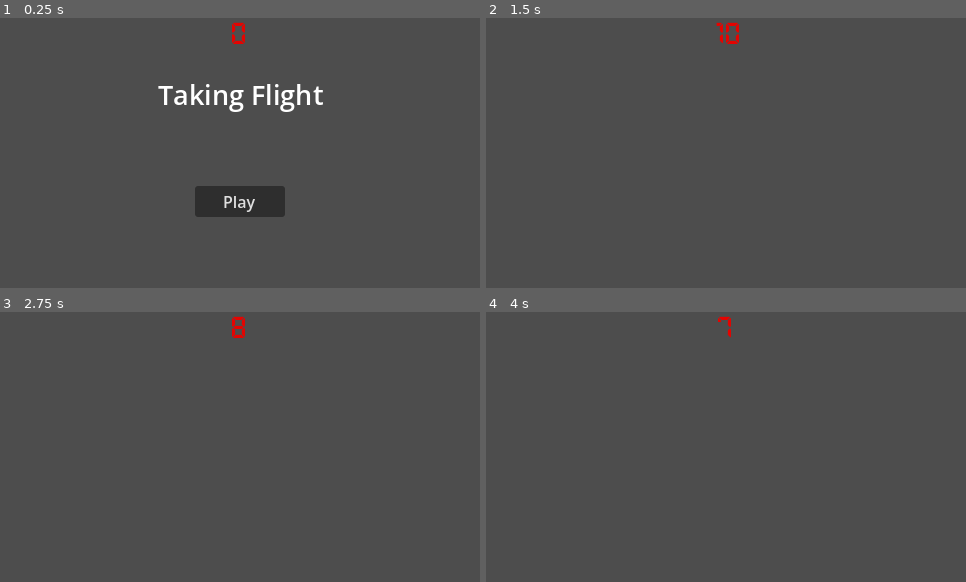
Above: before the commit, frames 1-4 (two rows, left to right).
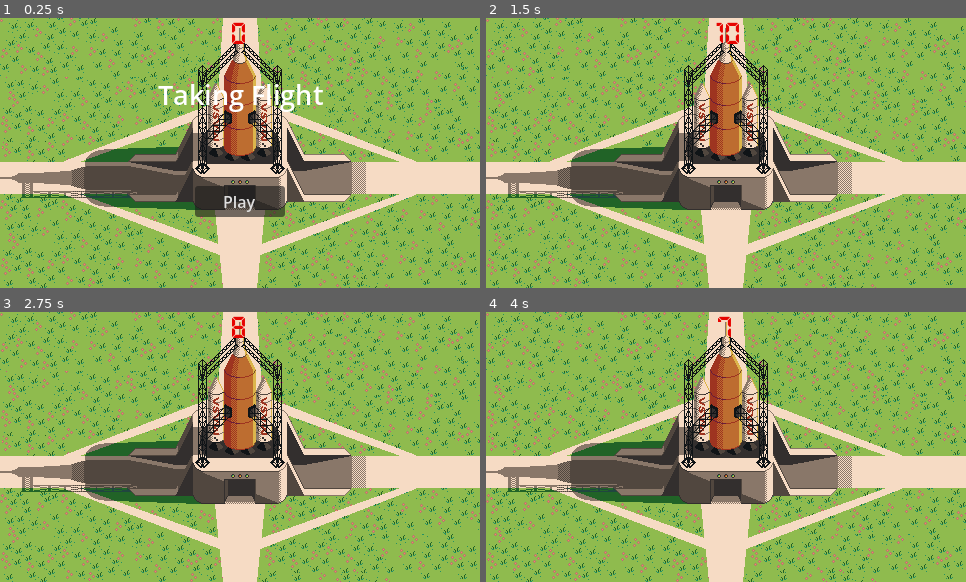
Above: after the commit, the same moments.

Repository: arcality/Count-Down-GMTK-2026
Game: Godot game, scene res://scenes/main.tscn
The game is run twice, just before and just after one commit, with the same random seed, the same clock (stepped at 60 frames per second) and the same inputs. Sound files missing from this copy of the repository are replaced by a short silence.
Inputs:
- Up to frame 1 (0.25 s): no input
- Up to frame 2 (1.5 s): click "Play" at 0.5 s; tap Enter at 1.25 s; hold D (move_right) from 1.28 s (still down); tap C (airhorn) at 1.35 s
- Up to frame 3 (2.75 s): tap Z (flail) at 1.55, 2.1 s; tap Space at 2 s; release D (move_right) at 2.03 s; hold S (move_down) from 2.03 s (still down); tap X (net) at 2.3 s
- Up to frame 4 (4 s): tap Enter at 2.75 s; release S (move_down) at 2.78 s; hold D (move_right) 2.78-3.53 s; tap X (net) at 2.85 s; tap C (airhorn) at 3.05, 3.6 s; tap Space at 3.5 s; hold W (move_up) from 3.53 s (still down); tap Z (flail) at 3.8 s

The runs differ from the first frame. In frame 1, 95% of the frame differs, in the area x 0-100%, y 0-100%; in frame 2, 96%; in frame 3, 96%; in frame 4, 96%.

Commit message:
add more upgrades

Diff:
--- a/scenes/launch_pad.tscn
+++ b/scenes/launch_pad.tscn
@@ -1,6 +1,8 @@
 [gd_scene format=3 uid="uid://b55o21qw2uf76"]
 
 [ext_resource type="Script" uid="uid://dp3g3ru3el20f" path="res://scripts/launch_pad.gd" id="1_rf4ly"]
+[ext_resource type="Texture2D" uid="uid://cqqh2rqwywqee" path="res://assets/art/backgrounds/foreground.png" id="2_478fv"]
+[ext_resource type="Texture2D" uid="uid://dbeuonlyr3lfj" path="res://assets/art/backgrounds/background.png" id="3_ofsxf"]
 
 [sub_resource type="RectangleShape2D" id="RectangleShape2D_il8yd"]
 size = Vector2(20, 270)
@@ -18,10 +20,20 @@
 size = Vector2(480, 270)
 
 [sub_resource type="RectangleShape2D" id="RectangleShape2D_5ixln"]
-size = Vector2(120, 82)
+size = Vector2(129, 48)
 
 [node name="LaunchPad" type="Node2D" unique_id=556309248]
 script = ExtResource("1_rf4ly")
+
+[node name="BackgroundSprite2D" type="Sprite2D" parent="." unique_id=116486873]
+texture_filter = 1
+position = Vector2(240, 135)
+texture = ExtResource("3_ofsxf")
+
+[node name="ForegroundSprite2D" type="Sprite2D" parent="." unique_id=1765793033]
+texture_filter = 1
+position = Vector2(240, 135)
+texture = ExtResource("2_478fv")
 
 [node name="LeftBorder" type="StaticBody2D" parent="." unique_id=788093351]
 position = Vector2(0, 135)
@@ -59,5 +71,5 @@
 position = Vector2(240, 135)
 
 [node name="CollisionShape2D" type="CollisionShape2D" parent="FlameDiverters" unique_id=1057918494]
-position = Vector2(0, 8)
+position = Vector2(0.5, 25)
 shape = SubResource("RectangleShape2D_5ixln")
--- a/scenes/main.tscn
+++ b/scenes/main.tscn
@@ -17,11 +17,11 @@
 
 [node name="Title Screen" parent="." unique_id=118377000 instance=ExtResource("6_tefeu")]
 
+[node name="LaunchPad" parent="." unique_id=556309248 instance=ExtResource("2_0wfyh")]
+
 [node name="Player" parent="." unique_id=1211655326 instance=ExtResource("1_o5qli")]
 unique_name_in_owner = true
 position = Vector2(223, 154)
-
-[node name="LaunchPad" parent="." unique_id=556309248 instance=ExtResource("2_0wfyh")]
 
 [node name="HUD" type="CanvasLayer" parent="." unique_id=1395894076]
 
--- a/scripts/main.gd
+++ b/scripts/main.gd
@@ -137,5 +137,5 @@
 
 func _on_stats_screen_upgrade_selected(upgrade: Upgrade.Upgrades) -> void:
 	print(upgrade)
-	%Player.upgrade_speed()
+	%Player.upgrade_airhorn_radius()
 	print("Upgrade Selected: "+Upgrade.upgrade_data[upgrade]["text"])
--- a/scripts/player.gd
+++ b/scripts/player.gd
@@ -26,11 +26,11 @@
 # is never (0, 0)
 var facing_direction := Vector2(0,-1)
 
-var has_max_speed = false
-var has_min_airhorn_cooldown = false
-var has_max_airhorn_radius = false
-var has_max_flail_radius = false
-var has_max_net_range = false
+var speed_upgrade_ct = 0
+var airhorn_cooldown_upgrade_ct = 0
+var airhorn_radius_upgrade_ct = 0
+var flail_radius_upgrade_ct = 0
+var net_range_upgrade_ct = 0
 
 enum States {
 	NOTHING,
@@ -83,10 +83,36 @@
 
 
 func upgrade_speed() -> void:
+	if speed_upgrade_ct == 3:
+		print("Already Max Speed")
+		return
 	var upgrade_factor: float = 1.3
 	ACCELERATION *= upgrade_factor
+	speed_upgrade_ct += 1
 
 	print(ACCELERATION)
+
+func upgrade_airhorn_cooldown() -> void:
+	if airhorn_cooldown_upgrade_ct == 3:
+		print("Already Min Airhorn Cooldown")
+		return
+	var upgrade_factor: float = 0.85
+	airhorn_cooldown *= upgrade_factor
+	airhorn_cooldown_upgrade_ct += 1
+
+	print(airhorn_cooldown)
+
+
+func upgrade_airhorn_radius() -> void:
+	if airhorn_cooldown_upgrade_ct == 3:
+		print("Already Min Airhorn Cooldown")
+		return
+	var upgrade_factor: float = 1.3
+	$Airhorn/Hitbox/CollisionShape2D.shape.radius *= upgrade_factor
+	#airhorn_cooldown *= upgrade_factor
+	airhorn_radius_upgrade_ct += 1
+
+	print($Airhorn/Hitbox/CollisionShape2D.shape.radius)
 
 
 func swing_net() -> void:
Not shown, changed: .gitignore
